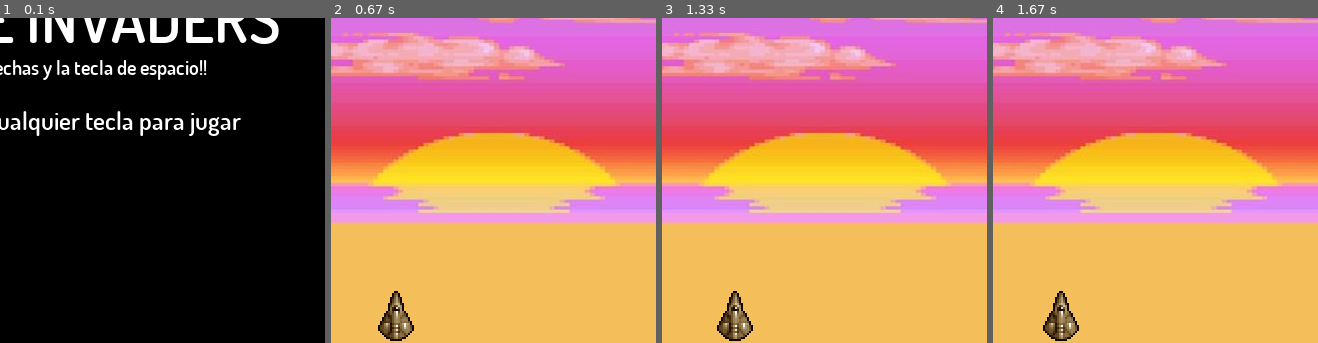
Above: before the commit, frames 1-4 (left to right).
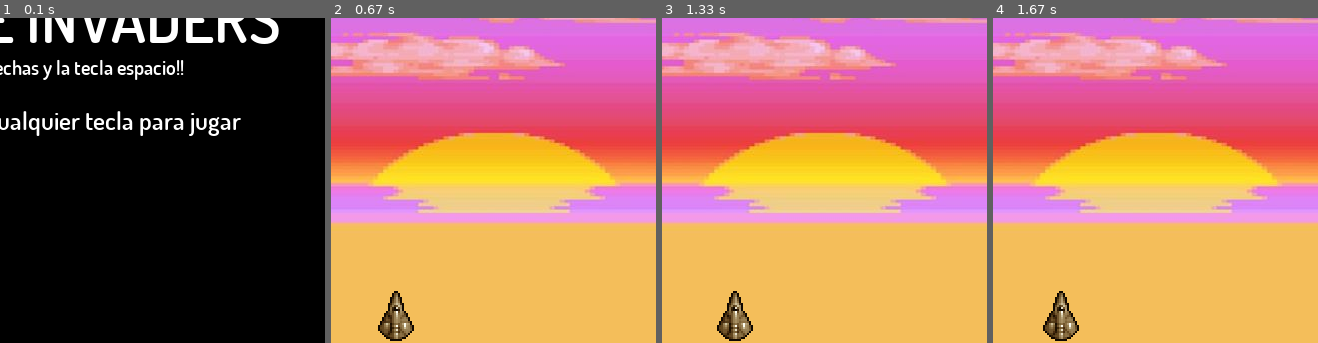
Above: after the commit, the same moments.

Repository: Sushirod/SpaceInvaders
Game: pygame game, started from src/pygame_app.py
Two runs of this game, one before a commit and one after it. Both use one fixed random seed, a clock stepped at 60 frames per second and the inputs below.
Inputs:
- Up to frame 1 (0.1 s): no input
- Up to frame 2 (0.67 s): hold Right from 0.33 s (still down)
- Up to frame 3 (1.33 s): release Right at 0.8 s; hold Right 0.83-1.3 s
- Up to frame 4 (1.67 s): hold Left from 1.33 s (still down)
The pictures show only the part of the screen within x 40-90%, y 50-100%; the shares and areas given below are measured in that part.

The runs differ from the first frame. In frame 1, 0.6% of the frame differs, in the area x 36-64%, y 12-20%; in frame 2, nothing differs; in frame 3, nothing differs; in frame 4, nothing differs.

Commit message:
Se hicieron algunos ajustes finales para la entrega y se trabajo directamente en la rama develop ya que eran temas generales (Ultimos comits)

Diff:
--- a/src/intro_scene.py
+++ b/src/intro_scene.py
@@ -9,7 +9,7 @@
         self.title_rect = self.title.get_rect()
         self.title_rect.center = (app.width//2, app.height//2)
 
-        self.title2 = app.font2.render("Usa las flechas y la tecla de espacio!!", True, (255,255,255))
+        self.title2 = app.font2.render("Usa las flechas y la tecla espacio!!", True, (255,255,255))
         self.title2_rect = self.title.get_rect()
         self.title2_rect.center = (400, app.height-250)
 
--- a/src/ship.py
+++ b/src/ship.py
@@ -15,10 +15,10 @@
         self.move_left = False
         self.tam = self.x
         self.bulletlist = []
-        self.number_bullets = 10
+        self.number_bullets = 8
         self.shooting = False
         self.last_fire = pygame.time.get_ticks()
-        self.cooldown = 200
+        self.cooldown = 220
 
     def start(self):
         self.charge()
